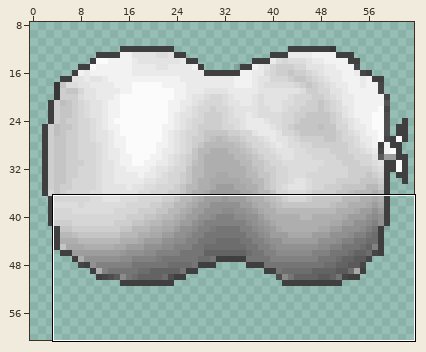
File history of a pixel-art sprite, assets/bodybag.png. The picture above shows the old version from afar; the outline marks the close-up.
Close-up. As it was:
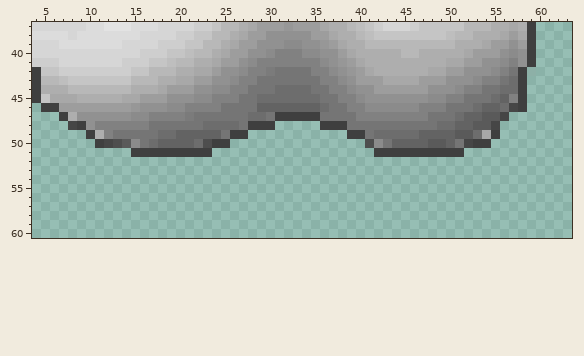
The file is 64x64 pixels. Pixels under 10% opacity are left out. Colours within 5 levels of each other are drawn and written as one. Shown: x 4..63, y 37..60. The wide view leaves out empty margins.
Once edited:
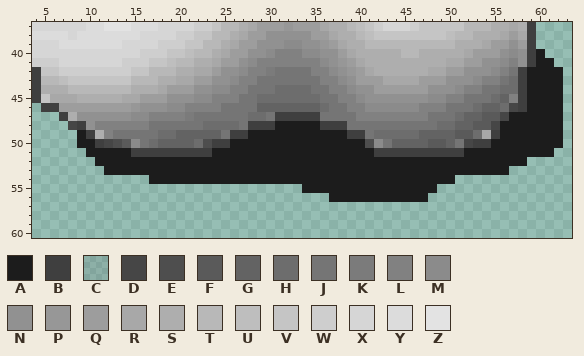
Palette (. is transparent): A #1c1c1c  B #3f3f3f  C #4040401c  D #464646  E #4e4e4e  F #5a5a5a  G #636363  H #6d6d6d  J #757575  K #7b7b7b  L #818181  M #8b8b8b  N #919191  P #979797  Q #9d9d9d  R #a8a8a8  S #aeaeae  T #b8b8b8  U #bebebe  V #c5c5c5  W #cecece  X #d6d6d6  Y #dcdcdc  Z #e3e3e3
What changed:
Colour A now appears in row 40 at x 60; in row 41 at x 60 to 61; in row 42 at x 60 to 62; in rows 43 to 46 at x 59 to 62; in row 47 at x 57 to 62; in row 48 at x 31 to 35 and 56 to 62.
Colour A now appears in row 49 at x 9, 28 to 38 and 56 to 62; in row 50 at x 9 to 10, 26 to 40 and 55 to 62; in row 51 at x 10 to 14, 24 to 41 and 52 to 61; in row 52 at x 11 to 58; in row 53 at x 12 to 56; in row 54 at x 17 to 50.
Colour A now appears in row 55 at x 34 to 48; in row 56 at x 37 to 47.
The author changed colour C to colour A in row 42 at x 59.
Where, in picture pixels (left, top, right, bottom), the same in both close-ups:
changed: (77, 49, 563, 202)
